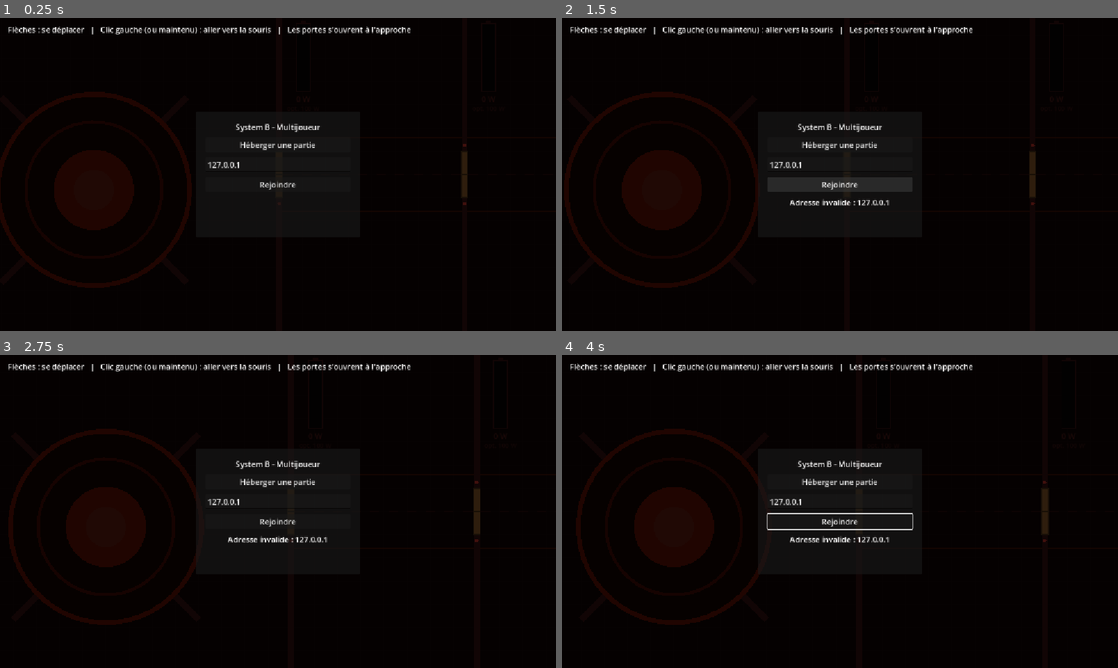
Above: before the commit, frames 1-4 (two rows, left to right).
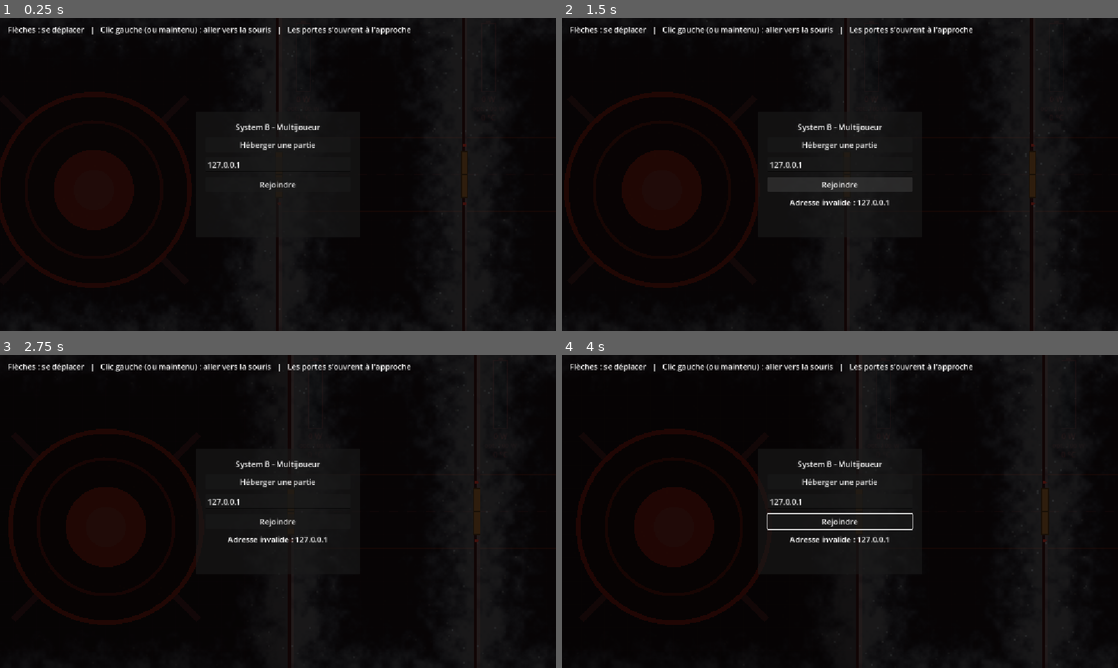
Above: after the commit, the same moments.

Repository: Astropong/System_B
Game: Godot game, scene res://main.tscn
The game is run twice, just before and just after one commit, with the same random seed, the same clock (stepped at 60 frames per second) and the same inputs.
Inputs (mouse positions are in pixels of both pictures, inside the frame that each line leads up to):
- Up to frame 1 (0.25 s): no input
- Up to frame 2 (1.5 s): click "Héberger une partie" at 0.5 s; click "Rejoindre" at 1.25 s
- Up to frame 3 (2.75 s): move the mouse to (400, 495) at 2.02 s; hold Right (ui_right) from 2.03 s (still down); click (400, 495) at 2.17 s
- Up to frame 4 (4 s): move the mouse to (728, 527) at 2.77 s; release Right (ui_right) at 2.78 s; hold Down (ui_down) 2.78-3.53 s; move the mouse to (895, 442) at 3.52 s; hold Right (ui_right) from 3.53 s (still down)

The runs differ from the first frame. In frame 1, 0.2% of the frame differs, in the area x 10-95%, y 0-100%; in frame 2, 0.2%, in the area x 25-95%, y 0-100%; in frame 3, 0.2%; in frame 4, 0.2%.

Commit message:
Température des modules en °C et effets de chaleur et de gel
- Température en degrés Celsius entiers (−273 à 227 °C), 0 °C par défaut.
- Nouvelle règle (TemperatureRules) : +1 °C par tranche de 10 W
  d'alimentation, appliquée par l'hôte et synchronisée avec l'alimentation.
- Effet de déformation par la chaleur au-dessus de 40 °C.
- Effet de gel en dessous de 10 °C.
- Température affichée sous la jauge en mode debug.

Co-Authored-By: Claude Opus 5.5 <noreply@anthropic.com>

Diff:
--- /dev/null
+++ b/modules/frost.gdshader
@@ -0,0 +1,51 @@
+// Gel : voile bleuté et givre qui gagne la salle depuis les murs, avec quelques
+// cristaux scintillants. Utilisé par Module (voir _create_climate_effects) en
+// dessous de FROST_THRESHOLD. Éclairé normalement : invisible dans le brouillard.
+shader_type canvas_item;
+
+// Intensité de l'effet (0–1), réglée selon la température.
+uniform float strength : hint_range(0.0, 1.0) = 0.0;
+// Taille de la salle (px).
+uniform vec2 room_size = vec2(768.0);
+// Profondeur du givre depuis les murs à pleine intensité (px).
+uniform float max_reach = 200.0;
+uniform vec4 film_color : source_color = vec4(0.55, 0.75, 1.0, 1.0);
+uniform vec4 frost_color : source_color = vec4(0.9, 0.96, 1.0, 1.0);
+
+varying vec2 local_pos;
+
+float hash(vec2 p) {
+	return fract(sin(dot(p, vec2(127.1, 311.7))) * 43758.5453);
+}
+
+float value_noise(vec2 p) {
+	vec2 i = floor(p);
+	vec2 f = fract(p);
+	vec2 u = f * f * (3.0 - 2.0 * f);
+	return mix(mix(hash(i), hash(i + vec2(1.0, 0.0)), u.x),
+			mix(hash(i + vec2(0.0, 1.0)), hash(i + vec2(1.0, 1.0)), u.x), u.y);
+}
+
+void vertex() {
+	local_pos = VERTEX;
+}
+
+void fragment() {
+	// Distance au mur le plus proche.
+	float wall_distance = min(min(local_pos.x, room_size.x - local_pos.x),
+			min(local_pos.y, room_size.y - local_pos.y));
+
+	// Bord du givre irrégulier.
+	float n = value_noise(local_pos / 22.0) * 0.6 + value_noise(local_pos / 8.0) * 0.3
+			+ value_noise(local_pos / 3.0) * 0.1;
+	float reach = max_reach * mix(0.35, 1.0, strength);
+	float frost = 1.0 - smoothstep(0.0, reach, wall_distance + (n - 0.5) * reach * 0.9);
+
+	// Cristaux : petits points brillants qui scintillent dans le givre.
+	vec2 cell = floor(local_pos / 4.0);
+	float crystal = step(0.985, hash(cell)) * (0.6 + 0.4 * sin(TIME * 2.5 + hash(cell + 7.0) * 40.0));
+
+	float alpha = strength * (0.12 + frost * 0.6) + crystal * frost * strength * 0.5;
+	vec3 color = mix(film_color.rgb, frost_color.rgb, clamp(frost + crystal, 0.0, 1.0));
+	COLOR = vec4(color, clamp(alpha, 0.0, 0.85));
+}
--- /dev/null
+++ b/modules/heat_haze.gdshader
@@ -0,0 +1,44 @@
+// Déformation par la chaleur : ondulation de l'image déjà dessinée de la salle.
+// Utilisé par Module (voir _create_climate_effects) au-dessus de HEAT_THRESHOLD.
+// « unshaded » : l'image lue est déjà éclairée et assombrie par le brouillard,
+// il ne faut pas l'assombrir une seconde fois.
+shader_type canvas_item;
+render_mode unshaded;
+
+uniform sampler2D screen_texture : hint_screen_texture, filter_linear, repeat_disable;
+// Intensité de l'effet (0–1), réglée selon la température.
+uniform float strength : hint_range(0.0, 1.0) = 0.0;
+// Taille de la salle (px).
+uniform vec2 room_size = vec2(768.0);
+// Décalage maximal de l'image (px à l'écran).
+uniform float max_offset = 5.0;
+// Vitesse des ondulations.
+uniform float speed = 1.0;
+// Teinte chaude ajoutée à pleine intensité.
+uniform vec3 warm_tint : source_color = vec3(1.08, 0.96, 0.86);
+
+varying vec2 local_pos;
+
+void vertex() {
+	local_pos = VERTEX;
+}
+
+void fragment() {
+	// Positions en cases (1 case = 48 px), pour des ondes indépendantes de la taille.
+	vec2 p = local_pos / 48.0;
+	float t = TIME * speed;
+	// Ondes surtout verticales, comme l'air chaud qui monte.
+	vec2 wave = vec2(
+		sin(p.y * 2.3 + t * 2.1) * 0.6 + sin((p.x + p.y) * 4.1 - t * 3.3) * 0.4,
+		sin(p.x * 1.7 + p.y * 3.1 + t * 3.7) * 0.7 + sin(p.y * 6.3 - t * 2.9) * 0.3);
+
+	// Atténuation près des murs, pour ne pas faire entrer l'extérieur dans la salle.
+	vec2 uv = local_pos / room_size;
+	float edge = smoothstep(0.0, 0.06, uv.x) * smoothstep(0.0, 0.06, 1.0 - uv.x)
+			* smoothstep(0.0, 0.06, uv.y) * smoothstep(0.0, 0.06, 1.0 - uv.y);
+
+	vec2 offset = wave * max_offset * strength * edge * SCREEN_PIXEL_SIZE;
+	vec3 color = texture(screen_texture, SCREEN_UV + offset).rgb;
+	color *= mix(vec3(1.0), warm_tint, strength * 0.6);
+	COLOR = vec4(color, 1.0);
+}
--- a/modules/module.gd
+++ b/modules/module.gd
@@ -26,8 +26,21 @@
 ## Largeur de l'ouverture d'une porte entre deux modules (2 cases).
 const DOOR_SIZE := CELL_SIZE * 2.0
 
-const TEMPERATURE_MIN := 0.0
-const TEMPERATURE_MAX := 500.0
+## Bornes de la température (°C) : du zéro absolu à 227 °C (500 K).
+const TEMPERATURE_MIN := -273
+const TEMPERATURE_MAX := 227
+
+## Effets visuels de température (voir _update_climate_effects).
+## Déformation par la chaleur au-dessus de HEAT_THRESHOLD (°C), pleine à HEAT_FULL.
+const HEAT_THRESHOLD := 40
+const HEAT_FULL := 100
+## Gel en dessous de FROST_THRESHOLD (°C), plein à FROST_FULL.
+const FROST_THRESHOLD := 10
+const FROST_FULL := -20
+## Intensité d'un effet dès que son seuil est franchi (0–1).
+const CLIMATE_EFFECT_MIN_STRENGTH := 0.3
+const HEAT_SHADER := preload("res://modules/heat_haze.gdshader")
+const FROST_SHADER := preload("res://modules/frost.gdshader")
 
 const FLOOR_COLOR := Color(0.16, 0.17, 0.2)
 const GRID_COLOR := Color(1, 1, 1, 0.05)
@@ -71,10 +84,12 @@
 		power_supplied = maxf(value, 0.0)
 		queue_redraw()
 
-## Température du module (K), bornée entre 0 et 500.
-@export_range(0.0, 500.0, 0.1, "suffix:K") var temperature: float = 293.0:
-	set(value):
-		temperature = clampf(value, TEMPERATURE_MIN, TEMPERATURE_MAX)
+## Température du module (°C, entier), bornée entre TEMPERATURE_MIN et TEMPERATURE_MAX.
+@export_range(-273, 227, 1, "suffix:°C") var temperature: int = 0:
+	set(value):
+		temperature = clampi(value, TEMPERATURE_MIN, TEMPERATURE_MAX)
+		_update_climate_effects()
+		queue_redraw()
 
 ## État du module : 1 = intact, 0 = détruit.
 @export_range(0.0, 1.0, 0.01) var state: float = 1.0:
@@ -86,6 +101,8 @@
 var _light_color: Color = Color.WHITE
 var _flicker_time_left: float = 0.0
 var _flicker_factor: float = 1.0
+var _heat_effect: Node2D
+var _frost_effect: Node2D
 
 ## Ouvertures pour une porte dans les murs gauche et droit (réglées par le vaisseau).
 @export var door_left: bool = true:
@@ -138,6 +155,7 @@
 	_lamps.name = "Lamps"
 	_lamps.draw.connect(_draw_lamps)
 	add_child(_lamps)
+	_create_climate_effects()
 
 
 func _process(delta: float) -> void:
@@ -209,6 +227,56 @@
 		_lamps.draw_circle(corner, LAMP_RADIUS * 2.2, halo)
 		_lamps.draw_circle(corner, LAMP_RADIUS, _light_color)
 		_lamps.draw_arc(corner, LAMP_RADIUS, 0.0, TAU, 16, WALL_COLOR.darkened(0.3), 1.5)
+
+
+## Crée les calques des effets de chaleur et de gel, posés sur la salle
+## (sous les personnages et les portes, dessinés après les modules).
+func _create_climate_effects() -> void:
+	var rect := Rect2(Vector2.ZERO, get_pixel_size())
+
+	# La déformation lit l'écran déjà dessiné : une copie de l'arrière-plan
+	# juste avant elle garantit que la salle elle-même y figure. Copie de tout
+	# l'écran : en mode rectangle, la zone copiée ne suit pas la mise à
+	# l'échelle de la fenêtre et laisse des bandes noires.
+	var backbuffer := BackBufferCopy.new()
+	backbuffer.name = "HeatBackBuffer"
+	backbuffer.copy_mode = BackBufferCopy.COPY_MODE_VIEWPORT
+	add_child(backbuffer)
+
+	_heat_effect = _create_effect_layer("HeatEffect", HEAT_SHADER, rect)
+	_frost_effect = _create_effect_layer("FrostEffect", FROST_SHADER, rect)
+	_update_climate_effects()
+
+
+func _create_effect_layer(layer_name: String, shader: Shader, rect: Rect2) -> Node2D:
+	var shader_material := ShaderMaterial.new()
+	shader_material.shader = shader
+	shader_material.set_shader_parameter("room_size", rect.size)
+	var layer := Node2D.new()
+	layer.name = layer_name
+	layer.material = shader_material
+	layer.visible = false
+	layer.draw.connect(func() -> void: layer.draw_rect(rect, Color.WHITE))
+	add_child(layer)
+	return layer
+
+
+## Affiche la déformation par la chaleur au-dessus de HEAT_THRESHOLD et le gel
+## en dessous de FROST_THRESHOLD, d'autant plus marqués que l'écart est grand.
+func _update_climate_effects() -> void:
+	if _heat_effect == null:
+		return
+	_set_effect_strength(_heat_effect, temperature > HEAT_THRESHOLD,
+			inverse_lerp(HEAT_THRESHOLD, HEAT_FULL, temperature))
+	_set_effect_strength(_frost_effect, temperature < FROST_THRESHOLD,
+			inverse_lerp(FROST_THRESHOLD, FROST_FULL, temperature))
+
+
+func _set_effect_strength(layer: Node2D, active: bool, progress: float) -> void:
+	layer.visible = active
+	if active:
+		var strength := lerpf(CLIMATE_EFFECT_MIN_STRENGTH, 1.0, clampf(progress, 0.0, 1.0))
+		(layer.material as ShaderMaterial).set_shader_parameter("strength", strength)
 
 
 ## Murs du module sous forme de segments [début, fin] en coordonnées locales,
@@ -293,6 +361,8 @@
 			HORIZONTAL_ALIGNMENT_CENTER, text_w, 16, TEXT_COLOR)
 	draw_string(font, Vector2(text_x, rect.end.y + 40), "opt. %d W" % roundi(get_ideal_power()),
 			HORIZONTAL_ALIGNMENT_CENTER, text_w, 13, TEXT_COLOR.darkened(0.3))
+	draw_string(font, Vector2(text_x, rect.end.y + 60), "%d °C" % temperature,
+			HORIZONTAL_ALIGNMENT_CENTER, text_w, 16, TEXT_COLOR)
 
 
 ## Dessin schématique propre à chaque type (facultatif à surcharger).
--- a/ship.gd
+++ b/ship.gd
@@ -10,7 +10,8 @@
 ## Multijoueur : seul l'hôte fait avancer le vaisseau ; sa position est
 ## transmise aux autres joueurs par le nœud ShipSync.
 ## L'hôte applique aussi les règles d'alimentation (voir power_rules.gd)
-## PowerRules.UPDATE_RATE fois par seconde et envoie le résultat aux autres.
+## PowerRules.UPDATE_RATE fois par seconde, puis les règles de température
+## (voir temperature_rules.gd), et envoie le résultat aux autres.
 
 ## Vitesse d'avancée du vaisseau vers la droite, en pixels par seconde
 ## (1 case = 48 px).
@@ -42,19 +43,24 @@
 	while _power_timer >= step:
 		_power_timer -= step
 		PowerRules.update(modules, step)
+	TemperatureRules.update(modules)
 
 	# Un seul petit message pour tous les modules.
-	var values := PackedFloat32Array()
+	var power := PackedFloat32Array()
+	var temperatures := PackedInt32Array()
 	for m in modules:
-		values.append(m.power_supplied)
-	_receive_power.rpc(values)
+		power.append(m.power_supplied)
+		temperatures.append(m.temperature)
+	_receive_modules_state.rpc(power, temperatures)
 
 
 @rpc("authority", "call_remote", "unreliable_ordered")
-func _receive_power(values: PackedFloat32Array) -> void:
+func _receive_modules_state(power: PackedFloat32Array, temperatures: PackedInt32Array) -> void:
 	var modules := get_modules()
-	for i in mini(values.size(), modules.size()):
-		modules[i].power_supplied = values[i]
+	for i in mini(power.size(), modules.size()):
+		modules[i].power_supplied = power[i]
+	for i in mini(temperatures.size(), modules.size()):
+		modules[i].temperature = temperatures[i]
 
 
 func get_modules() -> Array[Module]:
--- /dev/null
+++ b/temperature_rules.gd
@@ -0,0 +1,21 @@
+class_name TemperatureRules
+extends RefCounted
+## Règles de température des modules du vaisseau (en °C, entiers).
+##
+## Comme l'alimentation, elles sont appliquées uniquement par l'hôte (voir
+## Ship), juste après les règles d'alimentation, puis envoyées aux autres joueurs.
+##
+## Règles actuelles :
+## 1. Tous les modules sont par défaut à BASE_TEMPERATURE (0 °C).
+## 2. Chaque module gagne 1 °C par tranche de WATTS_PER_DEGREE W d'alimentation.
+
+## Température d'un module sans alimentation (°C).
+const BASE_TEMPERATURE := 0
+## Puissance (W) nécessaire pour gagner un degré.
+const WATTS_PER_DEGREE := 10.0
+
+
+## Applique les règles à [param modules] (liste des modules dans l'ordre du vaisseau).
+static func update(modules: Array[Module]) -> void:
+	for m in modules:
+		m.temperature = BASE_TEMPERATURE + floori(m.power_supplied / WATTS_PER_DEGREE)
Not shown, added: modules/frost.gdshader.uid
Not shown, added: modules/heat_haze.gdshader.uid
Not shown, added: temperature_rules.gd.uid
Not shown, changed: CLAUDE.md
